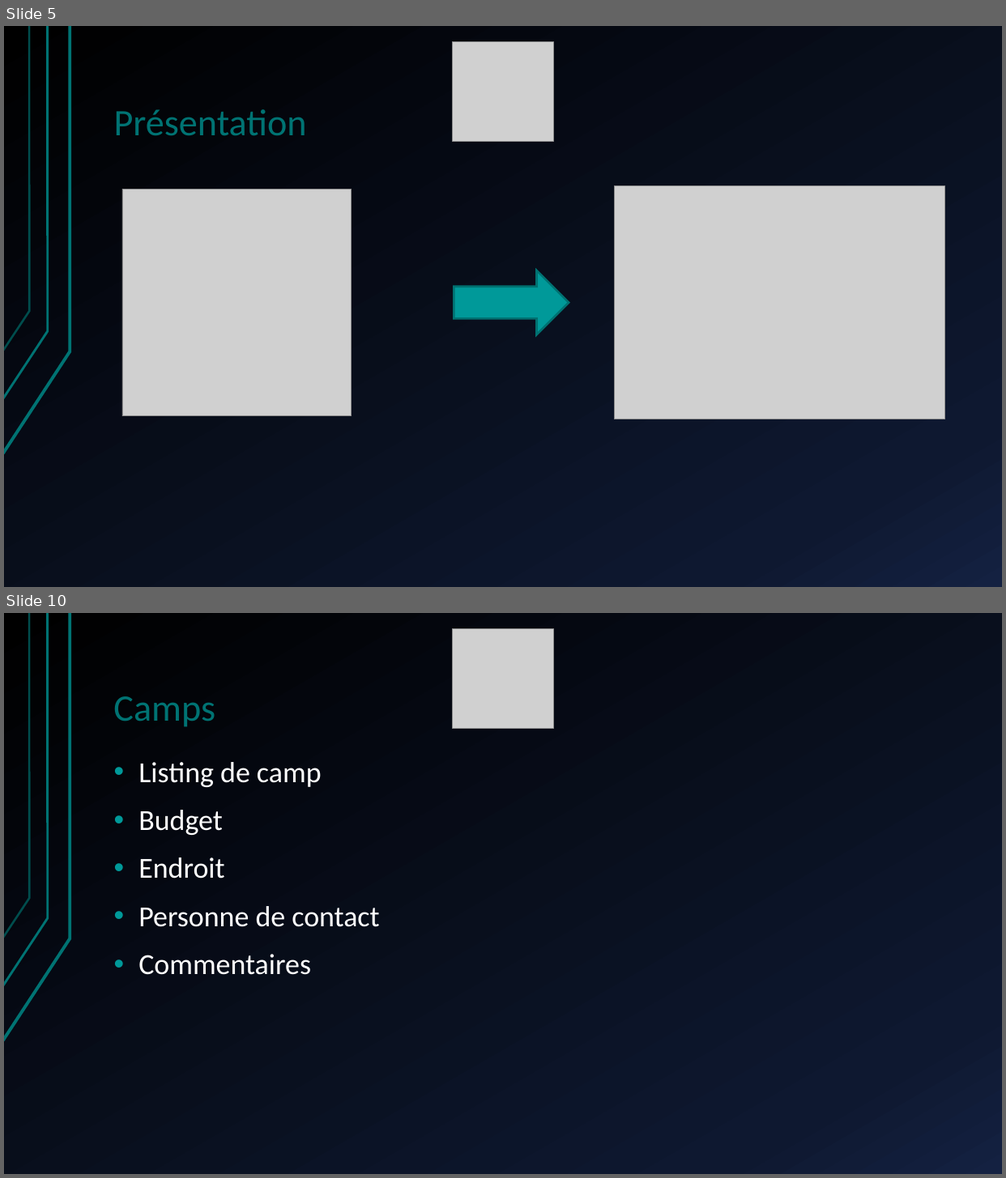
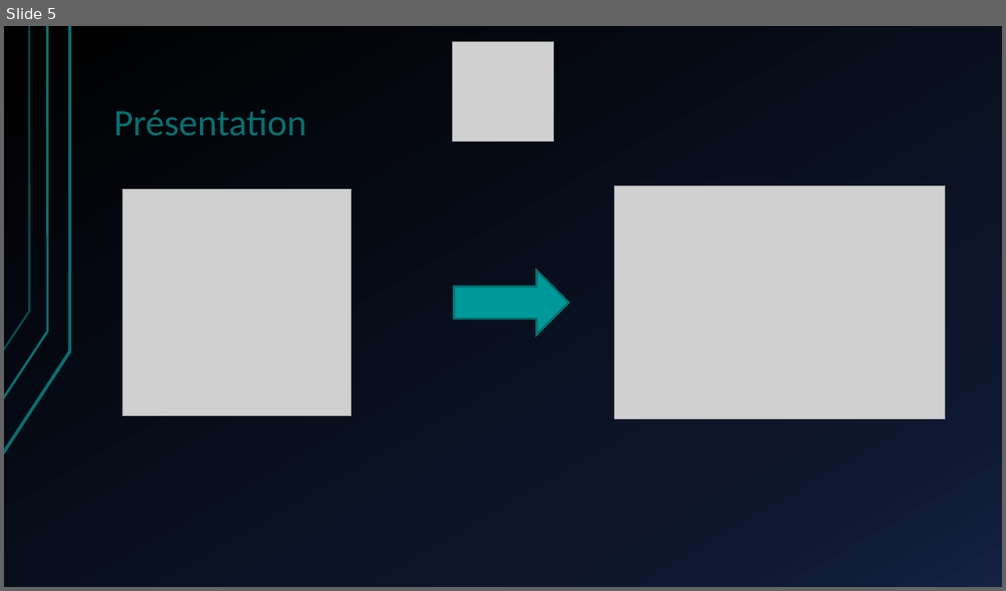
Before and after one commit to AymericPonjee/TFE-10DS, a slide deck: Rapport/PrésentationJuinTFE .pptx. Shown one above the other, each under a label of ours: slides 5 and 10 before the commit, slide 5 after it; the slides between them are not shown. The pictures are 1006x1178 and 1006x591 pixels, drawn with LibreOffice and Linux fonts; fonts in the diff are those of the drawing; grey boxes stand for pictures. Boxes give left, top, right and bottom in pixels: in the first picture for what was removed or moved away, otherwise in the second. Text is boxed around its words. In the diff, an @@ line names an element or a change of style, - is before the commit and + after.

```diff
--- a/Rapport/PrésentationJuinTFE .pptx
+++ b/Rapport/PrésentationJuinTFE .pptx
@@ slide 10 removed at (4, 613, 1002, 1174), background gradient #000000 to #0F1931 to #142242; not listed: 3 template elements that a slide beside it also shows @@
@@ picture removed at (453, 628, 552, 729) @@
@@ title removed at (113, 696, 215, 727) @@
-Camps
@@ text removed at (138, 762, 379, 975) @@
-• Listing de camp
-• Budget
-• Endroit
-• Personne de contact
-• Commentaires
```
Also in this commit, not shown: 4 slides changed, 1 slide added, 5 other slides removed, 28 other files.
